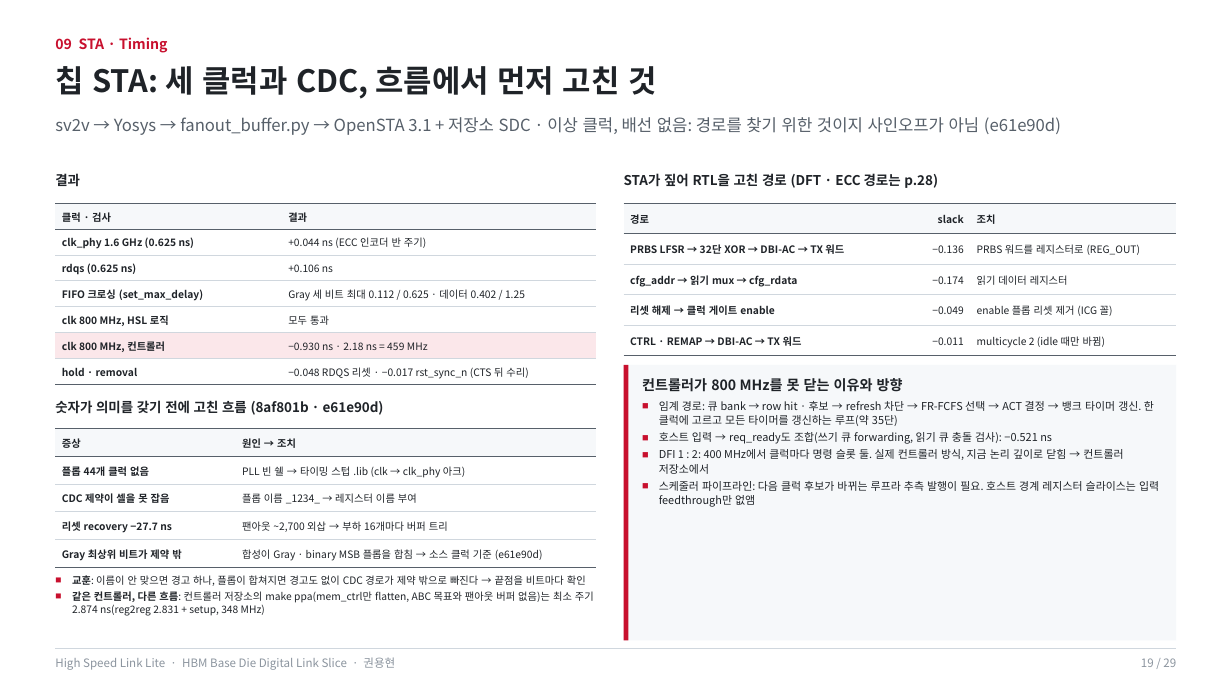
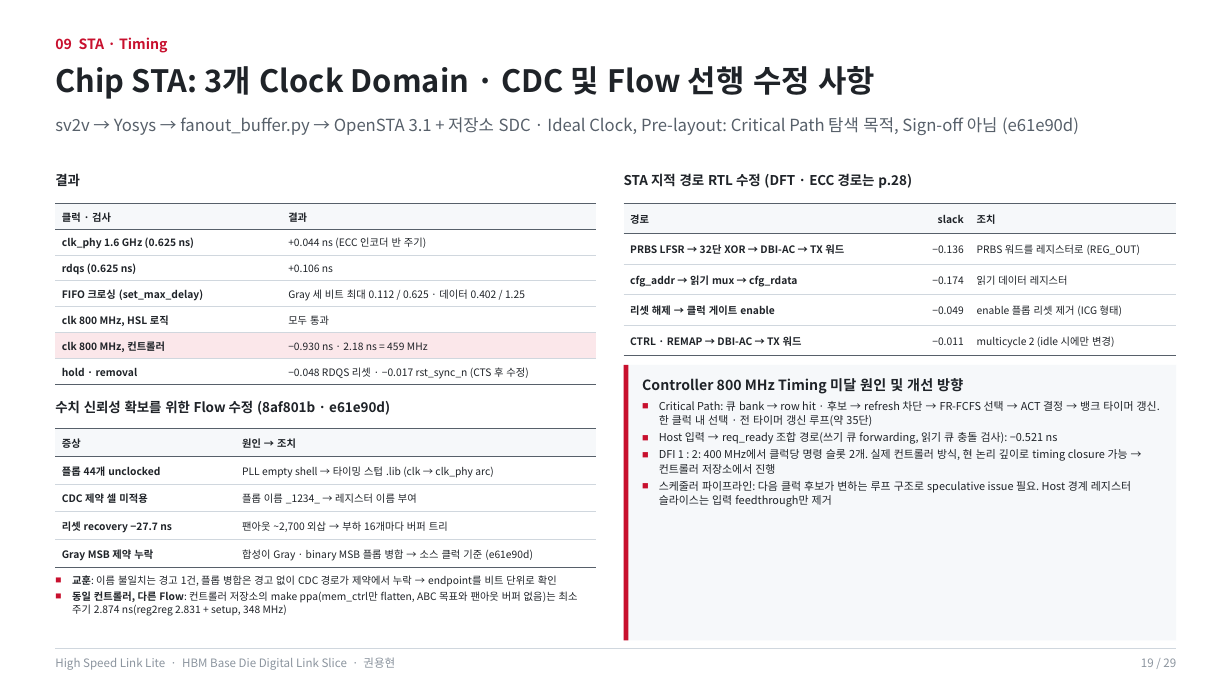
Before and after one commit to yhkwon-git/High_Speed_Link_Lite, a slide deck: slide 19 of portfolio-deck/HighSpeedLinkLite_Portfolio.pptx. Drawn at 1232x693 pixels with LibreOffice and Linux fonts; fonts in the diff are those of the drawing. Boxes give left, top, right and bottom in pixels: in the first picture for what was removed or moved away, otherwise in the second. Text is boxed around its words. In the diff, an @@ line names an element or a change of style, - is before the commit and + after.

```diff
--- a/portfolio-deck/HighSpeedLinkLite_Portfolio.pptx
+++ b/portfolio-deck/HighSpeedLinkLite_Portfolio.pptx
@@ text at box(55, 66, 876, 99): text changed @@
-칩 STA: 세 클럭과 CDC, 흐름에서 먼저 고친 것
+Chip STA: 3개 Clock Domain · CDC 및 Flow 선행 수정 사항
@@ text at box(55, 117, 1079, 135): text changed @@
-sv2v → Yosys → fanout_buffer.py → OpenSTA 3.1 + 저장소 SDC · 이상 클럭, 배선 없음: 경로를 찾기 위한 것이지 사인오프가 아님 (e61e90d)
+sv2v → Yosys → fanout_buffer.py → OpenSTA 3.1 + 저장소 SDC · Ideal Clock, Pre-layout: Critical Path 탐색 목적, Sign-off 아님 (e61e90d)
@@ text at box(624, 173, 912, 188): text changed @@
-STA가 짚어 RTL을 고친 경로 (DFT · ECC 경로는 p.28)
+STA 지적 경로 RTL 수정 (DFT · ECC 경로는 p.28)
@@ table at box(55, 203, 596, 384) @@
-row 7, column 2: −0.048 RDQS 리셋 · −0.017 rst_sync_n (CTS 뒤 수리)
+row 7, column 2: −0.048 RDQS 리셋 · −0.017 rst_sync_n (CTS 후 수정)
@@ table at box(624, 203, 1177, 356) @@
-row 4, column 3: enable 플롭 리셋 제거 (ICG 꼴)
+row 4, column 3: enable 플롭 리셋 제거 (ICG 형태)
-row 5, column 3: multicycle 2 (idle 때만 바뀜)
+row 5, column 3: multicycle 2 (idle 시에만 변경)
@@ text at box(642, 378, 1160, 507): text changed @@
-컨트롤러가 800 MHz를 못 닫는 이유와 방향
-■ 임계 경로: 큐 bank → row hit · 후보 → refresh 차단 → FR-FCFS 선택 → ACT 결정 → 뱅크 타이머 갱신. 한 클럭에 고르고 모든 타이머를 갱신하는 루프(약 35단)
-■ 호스트 입력 → req_ready도 조합(쓰기 큐 forwarding, 읽기 큐 충돌 검사): −0.521 ns
-■ DFI 1 : 2: 400 MHz에서 클럭마다 명령 슬롯 둘. 실제 컨트롤러 방식, 지금 논리 깊이로 닫힘 → 컨트롤러 저장소에서
-■ 스케줄러 파이프라인: 다음 클럭 후보가 바뀌는 루프라 추측 발행이 필요. 호스트 경계 레지스터 슬라이스는 입력 feedthrough만 없앰
+Controller 800 MHz Timing 미달 원인 및 개선 방향
+■ Critical Path: 큐 bank → row hit · 후보 → refresh 차단 → FR-FCFS 선택 → ACT 결정 → 뱅크 타이머 갱신. 한 클럭 내 선택 · 전 타이머 갱신 루프(약 35단)
+■ Host 입력 → req_ready 조합 경로(쓰기 큐 forwarding, 읽기 큐 충돌 검사): −0.521 ns
+■ DFI 1 : 2: 400 MHz에서 클럭당 명령 슬롯 2개. 실제 컨트롤러 방식, 현 논리 깊이로 timing closure 가능 → 컨트롤러 저장소에서 진행
+■ 스케줄러 파이프라인: 다음 클럭 후보가 변하는 루프 구조로 speculative issue 필요. Host 경계 레지스터 슬라이스는 입력 feedthrough만 제거
@@ text at box(55, 400, 390, 415): text changed @@
-숫자가 의미를 갖기 전에 고친 흐름 (8af801b · e61e90d)
+수치 신뢰성 확보를 위한 Flow 수정 (8af801b · e61e90d)
@@ table at box(55, 429, 596, 567) @@
-row 2, column 1: 플롭 44개 클럭 없음
+row 2, column 1: 플롭 44개 unclocked
-row 2, column 2: PLL 빈 쉘 → 타이밍 스텁 .lib (clk → clk_phy 아크)
+row 2, column 2: PLL empty shell → 타이밍 스텁 .lib (clk → clk_phy arc)
-row 3, column 1: CDC 제약이 셀을 못 잡음
+row 3, column 1: CDC 제약 셀 미적용
-row 5, column 1: Gray 최상위 비트가 제약 밖
+row 5, column 1: Gray MSB 제약 누락
-row 5, column 2: 합성이 Gray · binary MSB 플롭을 합침 → 소스 클럭 기준 (e61e90d)
+row 5, column 2: 합성이 Gray · binary MSB 플롭 병합 → 소스 클럭 기준 (e61e90d)
@@ text at box(72, 575, 578, 616): text changed @@
-■ 교훈: 이름이 안 맞으면 경고 하나, 플롭이 합쳐지면 경고도 없이 CDC 경로가 제약 밖으로 빠진다 → 끝점을 비트마다 확인
-■ 같은 컨트롤러, 다른 흐름: 컨트롤러 저장소의 make ppa(mem_ctrl만 flatten, ABC 목표와 팬아웃 버퍼 없음)는 최소 주기 2.874 ns(reg2reg 2.831 + setup, 348 MHz)
+■ 교훈: 이름 불일치는 경고 1건, 플롭 병합은 경고 없이 CDC 경로가 제약에서 누락 → endpoint를 비트 단위로 확인
+■ 동일 컨트롤러, 다른 Flow: 컨트롤러 저장소의 make ppa(mem_ctrl만 flatten, ABC 목표와 팬아웃 버퍼 없음)는 최소 주기 2.874 ns(reg2reg 2.831 + setup, 348 MHz)
```
Also in this commit, not shown: 26 other slides changed, 1 other file.
